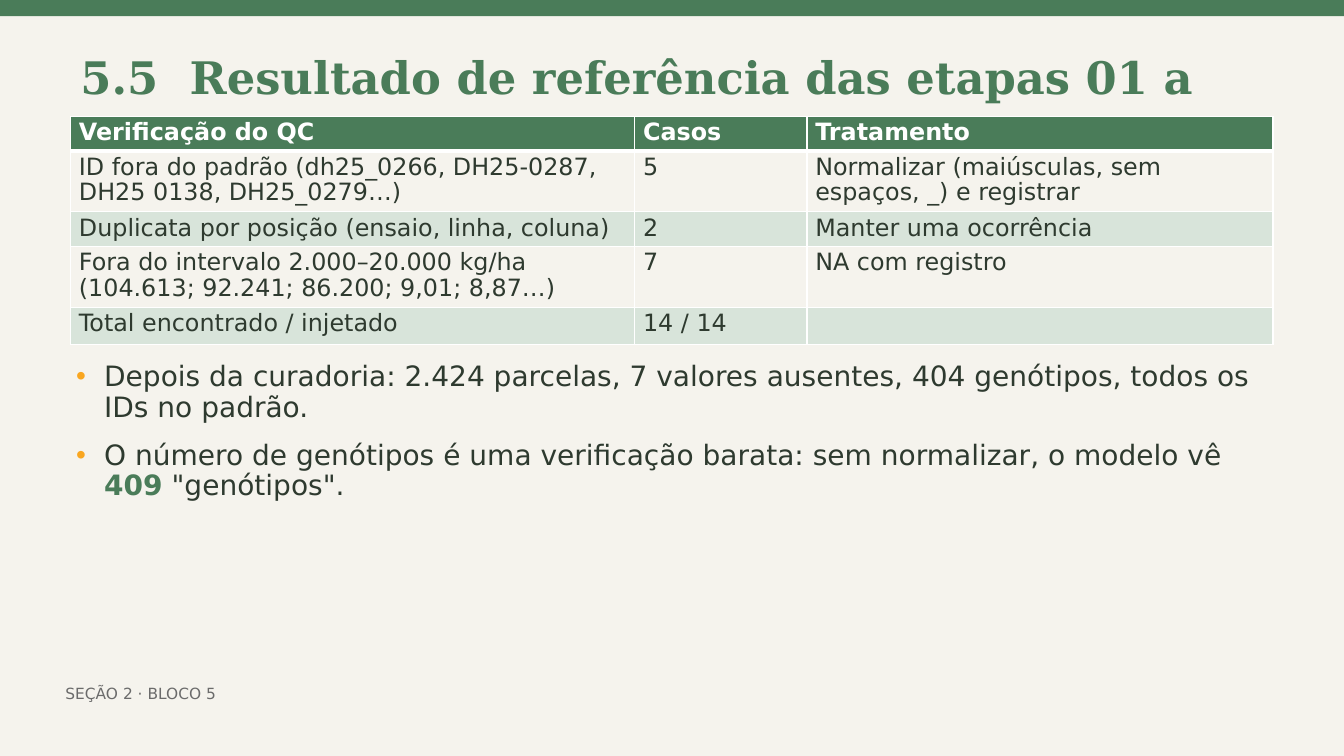
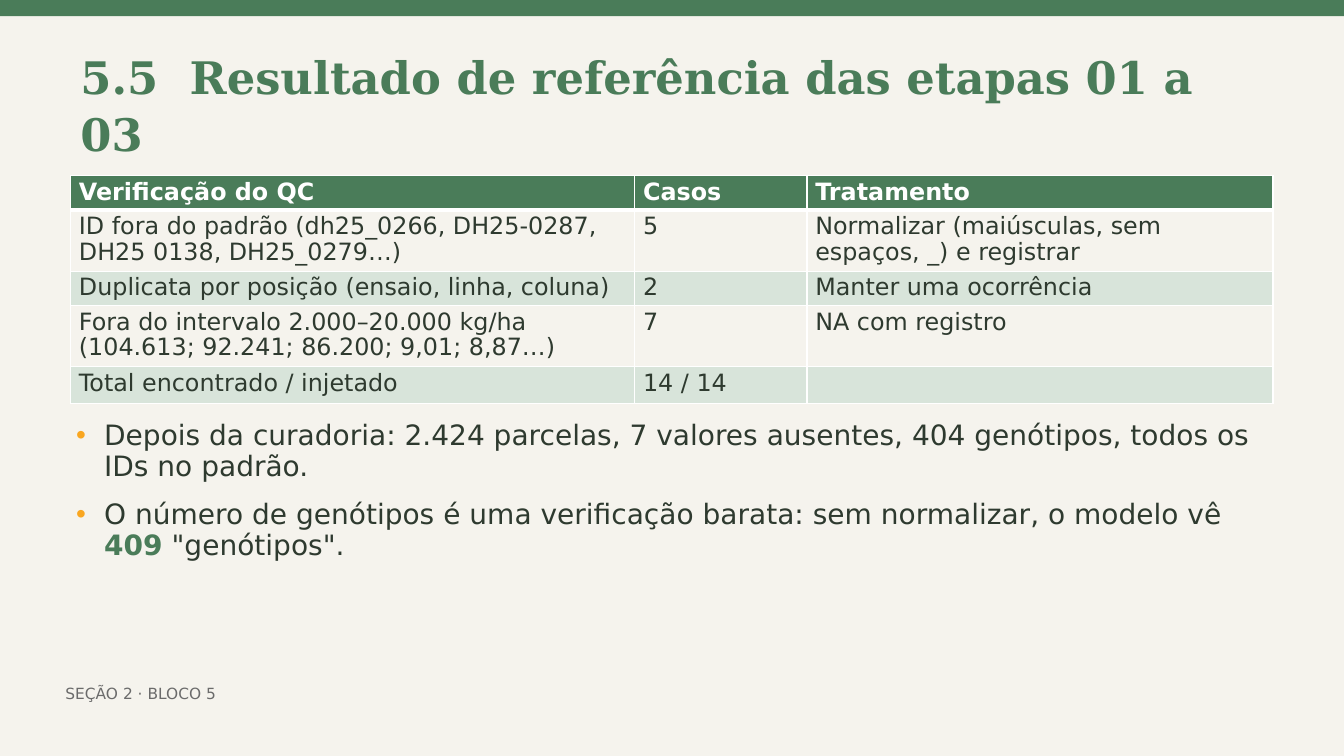
Before and after one commit to Bayer-Group/course-AI-UFV, a slide deck: slide 40 of 05. Implementação Prática e Coding suportado por IA_Éder/Claude Code no VS Code do primeiro contato a uma análise reproduzível_FIT796.pptx. Drawn at 1344x756 pixels with LibreOffice and Linux fonts; fonts in the diff are those of the drawing. Boxes give left, top, right and bottom in pixels: in the first picture for what was removed or moved away, otherwise in the second. Text is boxed around its words. In the diff, an @@ line names an element or a change of style, - is before the commit and + after.

```diff
--- a/05. Implementação Prática e Coding suportado por IA_Éder/Claude Code no VS Code do primeiro contato a uma análise reproduzível_FIT796.pptx
+++ b/05. Implementação Prática e Coding suportado por IA_Éder/Claude Code no VS Code do primeiro contato a uma análise reproduzível_FIT796.pptx
@@ table: place and size @@
-table at (71, 116, 1273, 340)
+table at (71, 175, 1273, 401)
@@ text "Depois da curadoria: 2.424 parcelas, ...": place and size @@
-text "Depois da curadoria: 2.424 parcelas, ..." at (104, 363, 1249, 501)
+text "Depois da curadoria: 2.424 parcelas, ..." at (104, 423, 1249, 561)
```
Also in this commit, not shown: 38 other slides changed, 7 other files.
